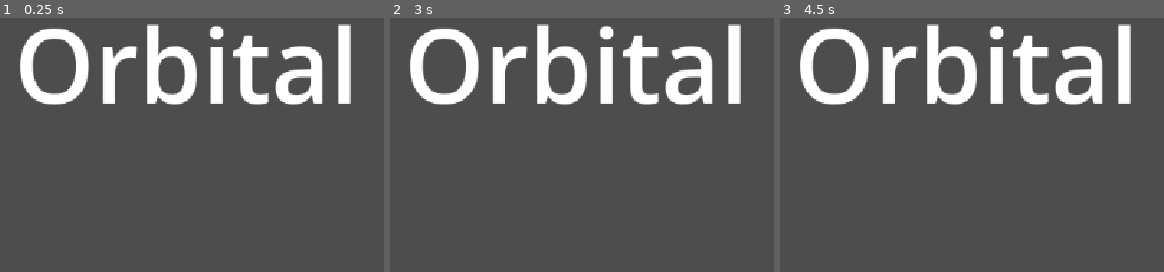
Above: before the commit, frames 1-3 (left to right).
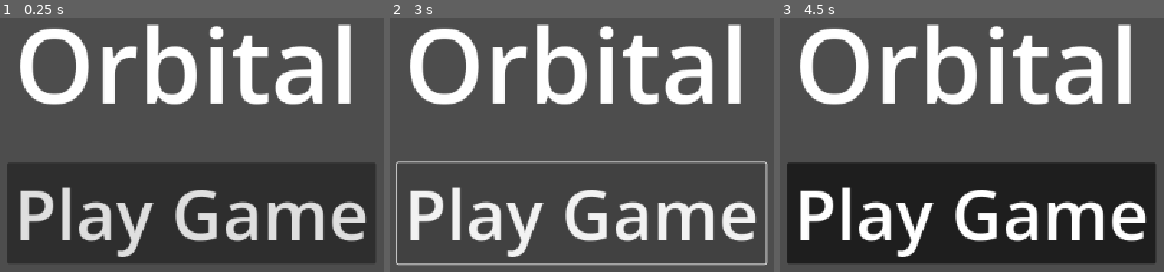
Above: after the commit, the same moments.

Repository: harshilarora250/orbital-game
Game: Godot game, scene res://main-menu.tscn
The game is run twice, just before and just after one commit, with the same random seed, the same clock (stepped at 60 frames per second) and the same inputs.
Inputs (mouse positions are in pixels of both pictures, inside the frame that each line leads up to):
- Up to frame 1 (0.25 s): no input
- Up to frame 2 (3 s): click (582, 213) at 0.5 s, where only the run after the commit has a clickable "Play Game"; click (582, 213) at 1.25 s, where only the run after the commit has a clickable "Play Game"; tap Enter at 2 s; move the mouse to (758, 132) at 2.02 s; hold Right 2.03-2.78 s; tap Alt at 2.1 s; click (758, 132) at 2.17 s; tap Space at 2.75 s; move the mouse to (424, 178) at 2.77 s; hold Down from 2.78 s (still down); tap Shift at 2.85 s
- Up to frame 3 (4.5 s): tap Enter at 3.5 s; move the mouse to (1052, 56) at 3.52 s; release Down at 3.53 s; hold Right 3.53-4.28 s; tap Alt at 3.6 s; tap Space at 4.25 s; move the mouse to (933, 246) at 4.27 s; hold Up from 4.28 s (still down); tap Shift at 4.35 s; click (933, 246) at 4.42 s

The runs differ from the first frame. In frame 1, 36% of the frame differs, in the area x 1-98%, y 57-97%; in frame 2, 9.6%; in frame 3, 37%, in the area x 1-98%, y 56-97%.

Commit message:
Add play game button

Diff:
--- a/main-menu.tscn
+++ b/main-menu.tscn
@@ -18,3 +18,12 @@
 offset_bottom = 292.0
 theme_override_font_sizes/font_size = 147
 text = "Orbital"
+
+[node name="Button" type="Button" parent="." unique_id=1112114130]
+layout_mode = 0
+offset_left = 307.0
+offset_top = 334.0
+offset_right = 838.0
+offset_bottom = 479.0
+theme_override_font_sizes/font_size = 100
+text = "Play Game"
